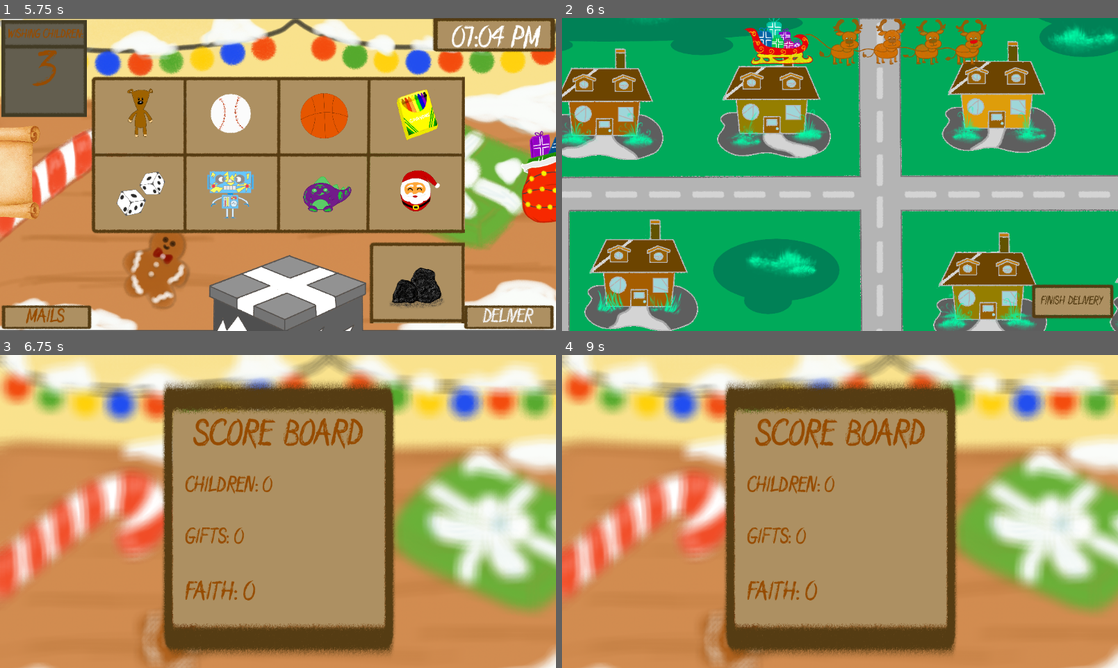
Above: before the commit, frames 1-4 (two rows, left to right).
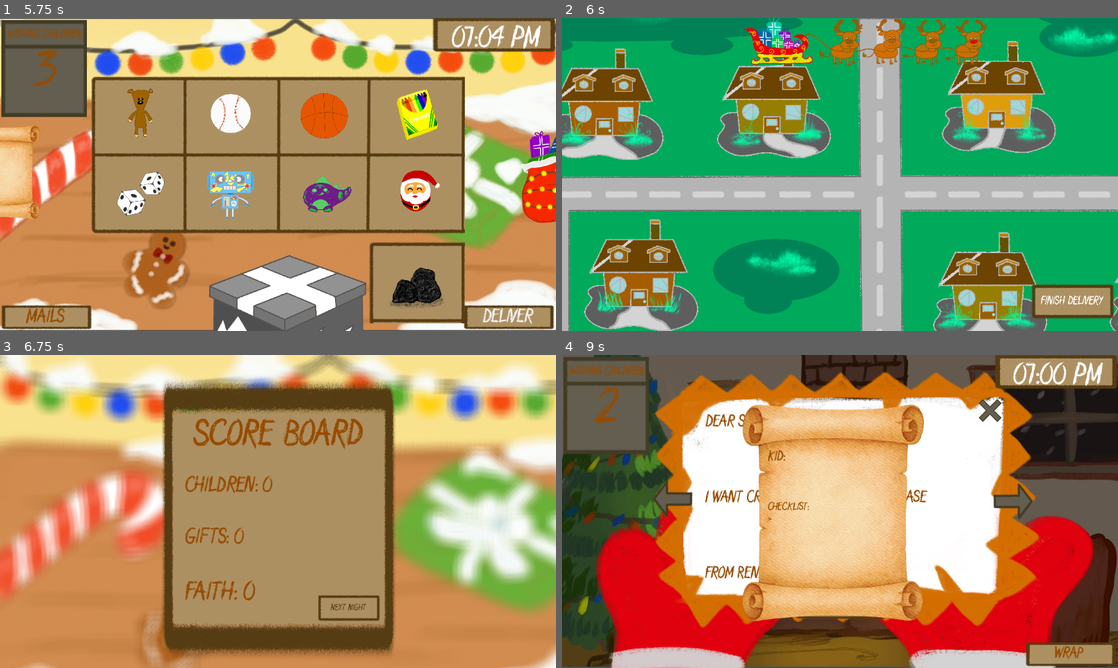
Above: after the commit, the same moments.

Repository: ApolloSun05/When-Elves-Are-Gone
Game: Godot game, scene res://scenes/main scenes/main_menu.tscn
Two runs of this game, one before a commit and one after it. Both use one fixed random seed, a clock stepped at 60 frames per second and the inputs below.
Inputs (mouse positions are in pixels of both pictures, inside the frame that each line leads up to):
- Up to frame 1 (5.75 s): click "Start Game!" at 0.5 s; click "Mail" at 1.25 s; click (450, 165) at 2 s; click (450, 165) at 2.75 s; click (283, 155) at 3.5 s; click "Make Wish" at 4.25 s; click "Wrap" at 5 s
- Up to frame 2 (6 s): click "Deliver" at 5.75 s
- Up to frame 3 (6.75 s): click "Finish Delivery" at 6.5 s
- Up to frame 4 (9 s): click (912, 608) at 7.25 s, where only the run after the commit has a clickable "Next Night"; click (562, 508) at 8.02 s; click (612, 655) at 8.75 s, where only the run after the commit has a clickable "Mail"

Frame 1 is identical in both runs. In frame 2, 0.2% of the frame differs, in the area x 86-98%, y 88-92%; in frame 3, 0.3%; in frame 4, 99%, in the area x 0-100%, y 0-100%.

Commit message:
csadasdsad

Diff:
--- a/scenes/canvas scenes/score_ui.tscn
+++ b/scenes/canvas scenes/score_ui.tscn
@@ -66,3 +66,40 @@
 [node name="MarginContainer2" type="MarginContainer" parent="."]
 offset_right = 40.0
 offset_bottom = 40.0
+
+[node name="Next Night" type="TextureButton" parent="."]
+anchors_preset = 3
+anchor_left = 1.0
+anchor_top = 1.0
+anchor_right = 1.0
+anchor_bottom = 1.0
+offset_left = -502.0
+offset_top = -163.0
+offset_right = 1418.0
+offset_bottom = 917.0
+grow_horizontal = 0
+grow_vertical = 0
+scale = Vector2(0.075, 0.075)
+texture_normal = ExtResource("1_e8nuh")
+
+[node name="Label" type="Label" parent="Next Night"]
+layout_mode = 1
+anchors_preset = 8
+anchor_left = 0.5
+anchor_top = 0.5
+anchor_right = 0.5
+anchor_bottom = 0.5
+offset_left = -646.6666
+offset_top = -153.33325
+offset_right = 654.3334
+offset_bottom = 102.66675
+grow_horizontal = 2
+grow_vertical = 2
+theme_override_colors/font_color = Color(0.35729373, 0.2631689, 0.100866936, 1)
+theme_override_font_sizes/font_size = 256
+text = "Next Night"
+horizontal_alignment = 1
+
+[connection signal="mouse_entered" from="Next Night" to="." method="_on_next_night_mouse_entered"]
+[connection signal="mouse_exited" from="Next Night" to="." method="_on_next_night_mouse_exited"]
+[connection signal="pressed" from="Next Night" to="." method="_on_next_night_pressed"]
--- a/scenes/main scenes/delivery.tscn
+++ b/scenes/main scenes/delivery.tscn
@@ -126,4 +126,6 @@
 theme_override_font_sizes/font_size = 256
 text = "Finish Delivery"
 
+[connection signal="mouse_entered" from="CanvasLayer/ScoreBoardnext" to="." method="_on_score_boardnext_mouse_entered"]
+[connection signal="mouse_exited" from="CanvasLayer/ScoreBoardnext" to="." method="_on_score_boardnext_mouse_exited"]
 [connection signal="pressed" from="CanvasLayer/ScoreBoardnext" to="." method="_on_score_boardnext_pressed"]
--- a/scripts/delivery.gd
+++ b/scripts/delivery.gd
@@ -1,6 +1,13 @@
 extends Node2D
 
+@onready var label: Label = $CanvasLayer/ScoreBoardnext/Label
 
 func _on_score_boardnext_pressed() -> void:
 	Bgm.play_music_level()
 	get_tree().change_scene_to_file("res://scenes/main scenes/scoreboard.tscn")
+
+func _on_score_boardnext_mouse_entered() -> void:
+	label.add_theme_color_override("font_color", Color.WHITE)
+
+func _on_score_boardnext_mouse_exited() -> void:
+	label.add_theme_color_override("font_color", Color.from_rgba8(150, 75, 0))
--- a/scripts/global.gd
+++ b/scripts/global.gd
@@ -16,7 +16,7 @@
 var correct_gifts: int
 
 var is_dragging = false
-var nights: int = 0
+var nights: int = 1
 
 var wishlists: Dictionary[String, Array]
 var current_child: String
@@ -82,7 +82,7 @@
 	current_time = 7.0
 	end_time = 12.0
 	timer.start()
-	nights += 1
+	#nights += 1
 	wishlists.clear()
 	inventory.clear()
 	current_toys.clear()
@@ -99,6 +99,9 @@
 	started = false
 	night_end.emit()
 
+func next_night() -> void:
+	nights += 1
+
 func _update_timer() -> void:
 	current_time += 1.0/60.0
 	time_updated.emit()
--- a/scripts/score_ui.gd
+++ b/scripts/score_ui.gd
@@ -3,6 +3,8 @@
 @onready var Total = $MarginContainer/Total
 @onready var Children = $MarginContainer/MarginContainer/Children
 @onready var Gifts  = $MarginContainer/MarginContainer/Gifts
+@onready var label: Label = $"Next Night/Label"
+
 func _ready() -> void:
 	Children.text = "Children: " + str(Global.correct_children * 100)
 	Gifts.text = "Gifts: " + str(Global.correct_gifts * 100)
@@ -12,3 +14,16 @@
 # Called every frame. 'delta' is the elapsed time since the previous frame.
 func _process(delta: float) -> void:
 	pass
+
+
+func _on_next_night_pressed() -> void:
+	Global.end_game()
+	Global.next_night()
+	get_tree().change_scene_to_file("res://scenes/main scenes/mailarea.tscn")
+	pass # Replace with function body.
+
+func _on_next_night_mouse_entered() -> void:
+	label.add_theme_color_override("font_color", Color.WHITE)
+
+func _on_next_night_mouse_exited() -> void:
+	label.add_theme_color_override("font_color", Color.from_rgba8(150, 75, 0))
